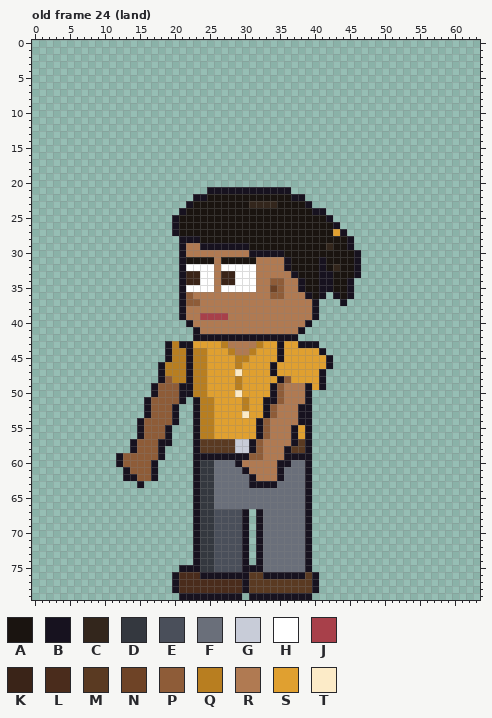
Edited in one commit: pixel-art file (sprites/clients/client_foreman_a_left_anim.aseprite). The first picture shows the starting point.
64x80 pixels, 123 frames. Colours within 5 levels of each other are drawn and written as one. Shown: old frame 24 (land). The commit also changed other frames, which this record leaves out.
Visible layers, top first: "Arm Top", "Hair", "Face", "Watch", "Near Arm", "Collar", "Belt", "Shirt", "Body", "Back Arm", "Pants", "Shoes".
Palette (. is transparent): A #1a1410  B #17121f  C #33261c  D #34383f  E #4a4f5a  F #6a6f7a  G #c8ccd8  H #ffffff  J #a8404a  K #3a2418  L #4a2c1c  M #5a3a22  N #6e4326  P #8e5c38  Q #b87e20  R #b07a52  S #e0a030  T #fcebc8
Pixels before, old frame 24 (land) (only the part around the change), first column x 5:
18 ...........................................................
19 ...........................................................
20 ...........................................................
21 ....................BBBBBBBBBBBB...........................
22 ..................BBAAAAAAAAAAAABB.........................
23 .................BAAAAAAAACCCCAAAAB........................
24 ................BAAAAAAAAAAAAAAAAAABB......................
25 ...............BAAAAAAAAAAAAAAAAAAAAAB.....................
26 ...............BAAAAAAAAAAAAAAAAAAAAAAB....................
27 ...............BAAAAAAAAAAAAAAAAAAAAAASB...................
28 ................BBBAAAAAAAAAAAAAAAAAAAAAB..................
29 ................BRRBBBBBBBAAAAAAAAAAACAAB..................
30 ................BRRRRRRRRRBBBBBAAAAAAAAAAB.................
31 ................BAAAARAAAAARRRRBAAAABAAAAB.................
32 ................BHHHHRHHHHHRRRRBAAAABACAAB.................
33 ................BKKHHRKKHHHRRRRRBAAABBAAAB.................
34 ................BKKHHRKKHHHRRPPRRBAABBAAB..................
35 ................BHHHHRHHHHHRRNPRRBAABBAAB..................
36 ................BPRRRRRRRRRRRPPRRRBAB.BAB..................
37 ................BPPRRRRRRRRRRRRRRRRB...B...................
38 ................BRRRRRRRRRRRRRRRRRRB.......................
39 ................BRRJJJJRRRRRRRRRRRRB.......................
40 .................BRRRRRRRRRRRRRRRRB........................
41 ..................BRRRRRRRRRRRRRRB.........................
42 ..................BBBBBBBBBBBBBBB..........................
43 ..............BQBBSSSSQRRRRQSSBSSBBB.......................
44 ..............BQQBQQSSSQRRQSSSBSSSSSB......................
45 ..............BQQBQQSSSSQQSSSSBSSSSSSB.....................
46 .............BQQQBQQSSSSQSSSSBSSSSSSSB.....................
47 .............BQQQBQQSSSSTSSSSBSSSSSSB......................
48 .............BPQQBQQSSSSQSSSSSBPSSSSB......................
49 ............BPPPBBQQSSSSQSSSSBPRRRBSB......................
50 ............BPPPBBQQSSSSTSSSSBPRRRB........................
51 ...........BPPPPB.BQQSSSSQSSBBPRRRB........................
52 ...........BPPPB..BQQSSSSQSSBPRRRBB........................
53 ...........BPPPB..BQQSSSSTSSBPRRRBB........................
54 ..........BPPPPB..BQQSSSSSSBPRRRRBB........................
55 ..........BPPPB...BQQSSSSSSBPRRRBSB........................
56 ..........BPPPB...BQQSSSSSSBPRRRBSB........................
57 .........BPPPBB...BMMMMMGGBPRRRRBMB........................
58 .........BPPPB....BMMMMMGGBPRRRBMMB........................
59 .......BPPPPPB....BBBBBBBBPPRRRBBBB........................
60 .......BPPPPB.....BDDFFFBRRRRRBBFFB........................
61 ........BPPPB.....BDDFFFFBRRRRBFFFB........................
62 ........BBPPB.....BDDFFFFFBRRRBFFFB........................
63 ..........B.......BDDFFFFFBBBBFFFFB........................
64 ..................BDDFFFFFFFFFFFFFB........................
65 ..................BDDFFFFFFFFFFFFFB........................
66 ..................BDDFFFFFFFFFFFFFB........................
67 ..................BDDEEEEB.BFFFFFFB........................
68 ..................BDDEEEEB.BFFFFFFB........................
69 ..................BDDEEEEB.BFFFFFFB........................
70 ..................BDDEEEEB.BFFFFFFB........................
The result:
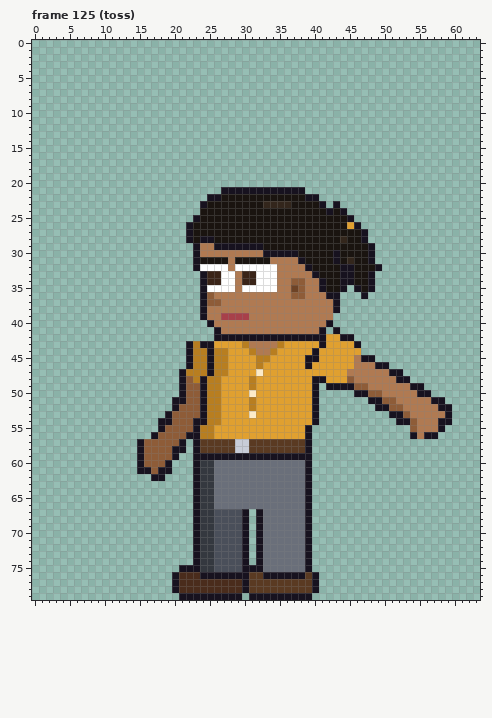
A new or re-ordered frame is compared with the old frame closest to it.
Difference:
frames 123 -> 129
Changed rows in their new state; - is an unchanged pixel.
Frame 125 (toss) is new; against old frame 24 (land):
first column x 12:
21 -------------..----------BB---------------------
22 -----------..BB----------AABB-------------------
23 ----------..B------AA--CC--AAB-B----------------
24 ---------...----------------AABAB---------------
25 --------...B------------------AAAB--------------
26 --------..B--------------------AASB-------------
27 --------..B--------------------AAAAB------------
28 ---------.-ABB------------------CAAB------------
29 ---------..BRR-----BB---------A--AAAB-----------
30 ---------..B-------RR---BB-----B--AAB-----------
31 ---------..B--A-R---AA--RRB--A-B-CAAB-----------
32 ---------..B--H-R---HHH-RRRB-A-ABBAAAB----------
33 ---------...BKKHHRKKHHH--RRRBAA-BBAAB-----------
34 ---------...BKKHHRKKHHHR-PPRR-A-B-AAB-----------
35 ---------...B-H--R--HHHR-NPRR-A-B.BAB-----------
36 ---------...BP--------RR-PPRRRB-..-B------------
37 ---------...BPP-------------RRRB.---------------
38 ---------...B---------------RRRB----------------
39 ---------...BRR-JJJ---------RRR-----------------
40 ----------...B-------------RRRB-----------------
41 -----------...B-----------RRRB-B----------------
42 -----------...------------BBBBSSBB--------------
43 -------...-QBB-SSSQ-RRRQ--SSSBSSSSB-------------
44 -------...---BQQSSS-RRQS----BSSSSSS-------------
45 -------...---BQQ-SS-QQ-S---BB-SSSSRBB-----------
46 ------....---BQQ-S--Q-S----B--SSSSRRRBB---------
47 ------...BQ--BQQ-S--T-S------SSSSRRRRRRBB-------
48 ------...BP-BQQ--S-Q---SS---B-SSSPRRRRRRBB------
49 -----....-PPBQQ--S-Q--SSSSSSB.BBBBPPRRRRRRBB----
50 -----....-PPBQQ--S-T--SSSSSSB-----BBPPRRRRRBB---
51 ----....B-PPB-Q---SQ-SSSSSSSB-------BBPPRRRRRBB-
52 ----....-PPPB-Q---SQ-SSSSSSSB--------BBPPRRRRRBB
53 ----...BPPPPB-Q---ST-SSSSSSSB----------BBPRRRRRB
54 ---...BBPPP-B-Q-----SSSSSSSSB-----------BBPRRRBB
55 ---...BPPPP---------SSSSSS----------------PRRRB-
56 ---..B-PPPB---------SSSSSS----------------BRBB--
57 --.B--PPPB---------MMMMMMM----------------------
58 --.B--PPBB---------MMMMMM-----------------------
59 ...B--PPB----------BBBBB------------------------
60 ...B-PPB---------FFFFFFFF-----------------------
61 -..BBPBB----------FFFFFF------------------------
62 -....-B------------FFFFF------------------------
63 ---.---------------FFFF-------------------------
